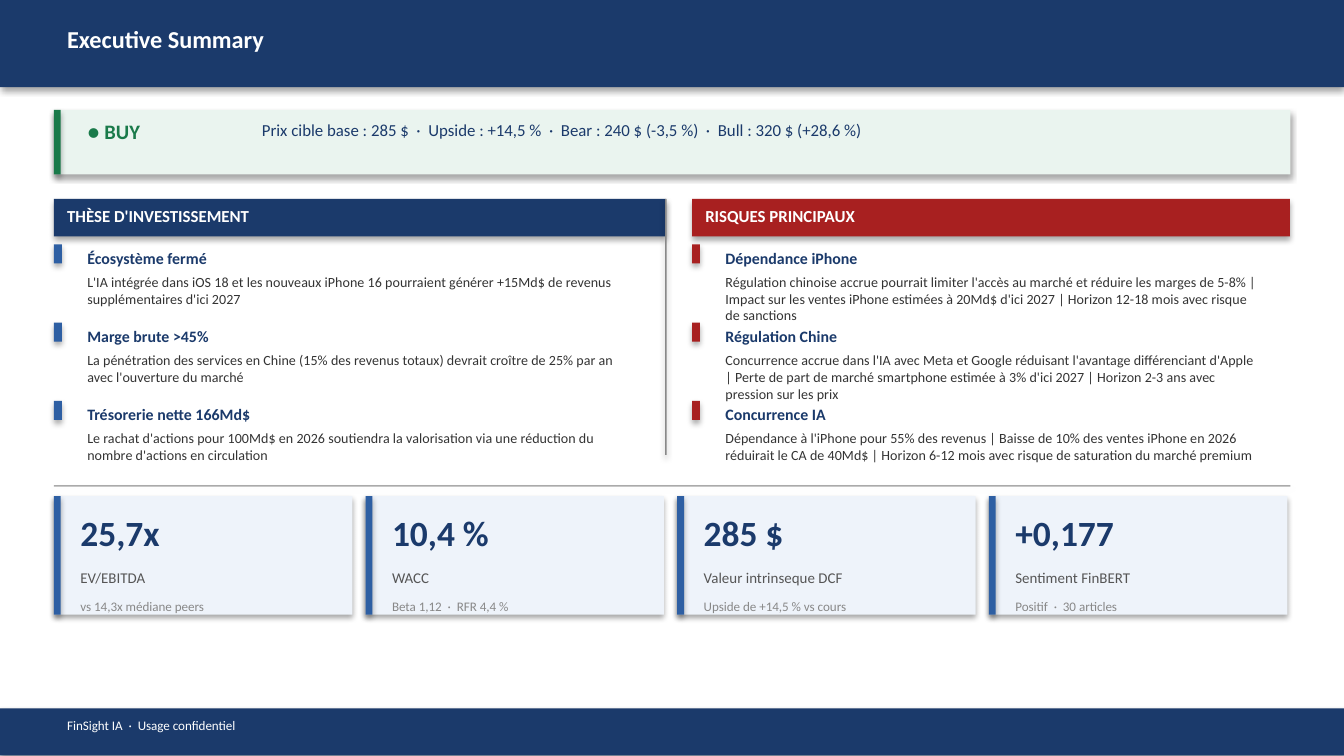
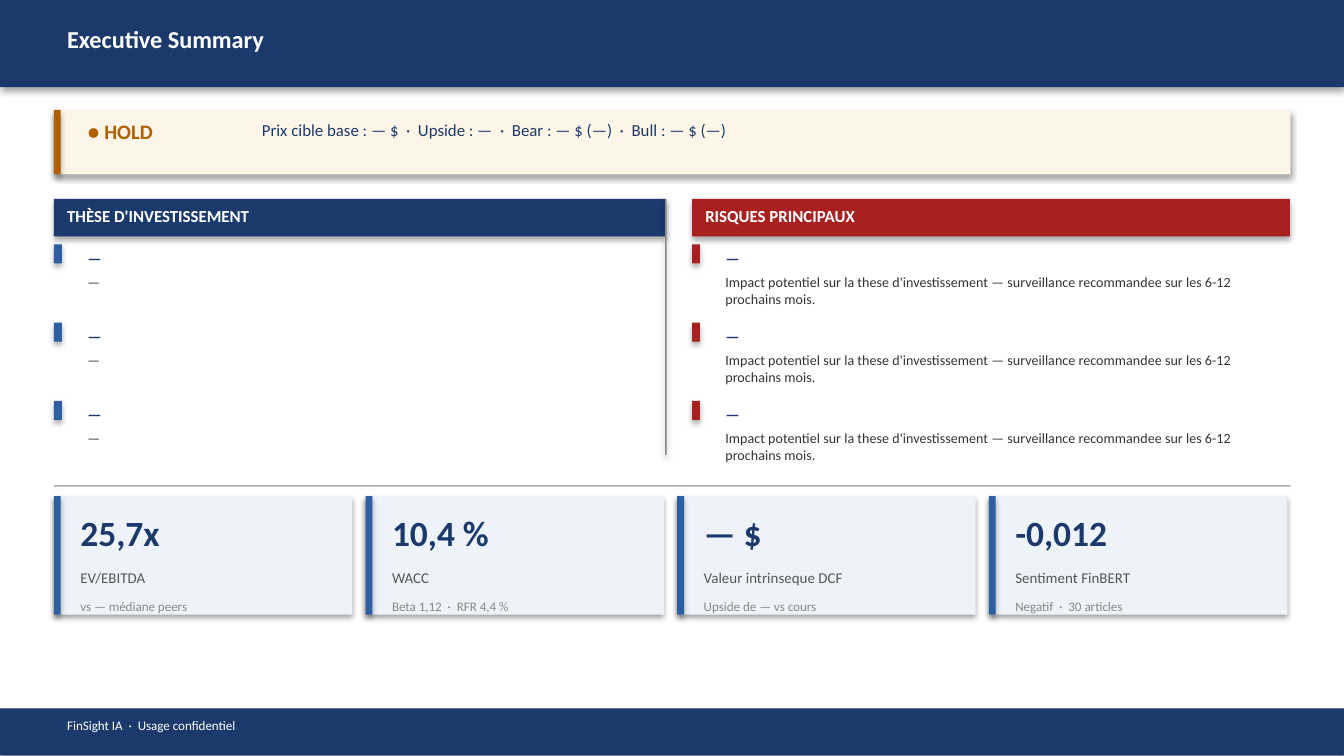
Before and after one commit to baptistejeh07-art/finsight-ia, a slide deck: slide 2 of preview/AAPL/AAPL_pitchbook.pptx. Drawn at 1344x756 pixels with LibreOffice and Linux fonts; fonts in the diff are those of the drawing. Boxes give left, top, right and bottom in pixels: in the first picture for what was removed or moved away, otherwise in the second. Text is boxed around its words. In the diff, an @@ line names an element or a change of style, - is before the commit and + after.

```diff
--- a/preview/AAPL/AAPL_pitchbook.pptx
+++ b/preview/AAPL/AAPL_pitchbook.pptx
@@ rectangle at [54,110,1290,175]: fill #EAF4EF to #FDF6E8 @@
@@ rectangle at [54,110,60,175]: fill #1A7A4A to #B06000 @@
@@ text at [104,125,153,139]: text changed; text colour #1A7A4A to #B06000 @@
-● BUY
+● HOLD
@@ text at [262,124,658,139]: text changed @@
-Prix cible base : 285 $ · Upside : +14,5 % · Bear : 240 $ (-3,5 %) · Bull : 320 $ (+28,6 %)
+Prix cible base : — $ · Upside : — · Bear : — $ (—) · Bull : — $ (—)
@@ text at [87,250,206,267]: text changed @@
-Écosystème fermé
+—
@@ text at [725,253,858,267]: text changed @@
-Dépendance iPhone
+—
@@ text at [87,277,611,307]: text changed @@
-L'IA intégrée dans iOS 18 et les nouveaux iPhone 16 pourraient générer +15Md$ de revenus supplémentaires d'ici 2027
+—
@@ text at [725,277,1231,306]: text changed @@
-Régulation chinoise accrue pourrait limiter l'accès au marché et réduire les marges de 5-8% | Impact sur les ventes iPhone estimées à 20Md$ d'ici 2027 | Horizon 12-18 mois avec risque de sanctions
+Impact potentiel sur la these d'investissement — surveillance recommandee sur les 6-12 prochains mois.
@@ text at [87,331,209,345]: text changed @@
-Marge brute >45%
+—
@@ text at [87,355,613,382]: text changed @@
-La pénétration des services en Chine (15% des revenus totaux) devrait croître de 25% par an avec l'ouverture du marché
+—
@@ text at [725,355,1231,384]: text changed @@
-Concurrence accrue dans l'IA avec Meta et Google réduisant l'avantage différenciant d'Apple | Perte de part de marché smartphone estimée à 3% d'ici 2027 | Horizon 2-3 ans avec pression sur les prix
+Impact potentiel sur la these d'investissement — surveillance recommandee sur les 6-12 prochains mois.
@@ text at [725,331,837,345]: text changed @@
-Régulation Chine
+—
@@ text at [87,409,250,422]: text changed @@
-Trésorerie nette 166Md$
+—
@@ text at [725,409,826,420]: text changed @@
-Concurrence IA
+—
@@ text at [87,433,594,460]: text changed @@
-Le rachat d'actions pour 100Md$ en 2026 soutiendra la valorisation via une réduction du nombre d'actions en circulation
+—
@@ text at [725,433,1231,462]: text changed @@
-Dépendance à l'iPhone pour 55% des revenus | Baisse de 10% des ventes iPhone en 2026 réduirait le CA de 40Md$ | Horizon 6-12 mois avec risque de saturation du marché premium
+Impact potentiel sur la these d'investissement — surveillance recommandee sur les 6-12 prochains mois.
@@ text at [704,521,758,547]: text changed @@
-285 $
+— $
@@ text at [1015,522,1107,551]: text changed @@
-+0,177
+-0,012
@@ text at [80,602,187,613]: text changed @@
-vs 14,3x médiane peers
+vs — médiane peers
@@ text at [704,602,816,613]: text changed @@
-Upside de +14,5 % vs cours
+Upside de — vs cours
@@ text at [1015,602,1123,613]: text changed @@
-Positif · 30 articles
+Negatif · 30 articles
```
Also in this commit, not shown: 14 other slides changed, 3 other files.
